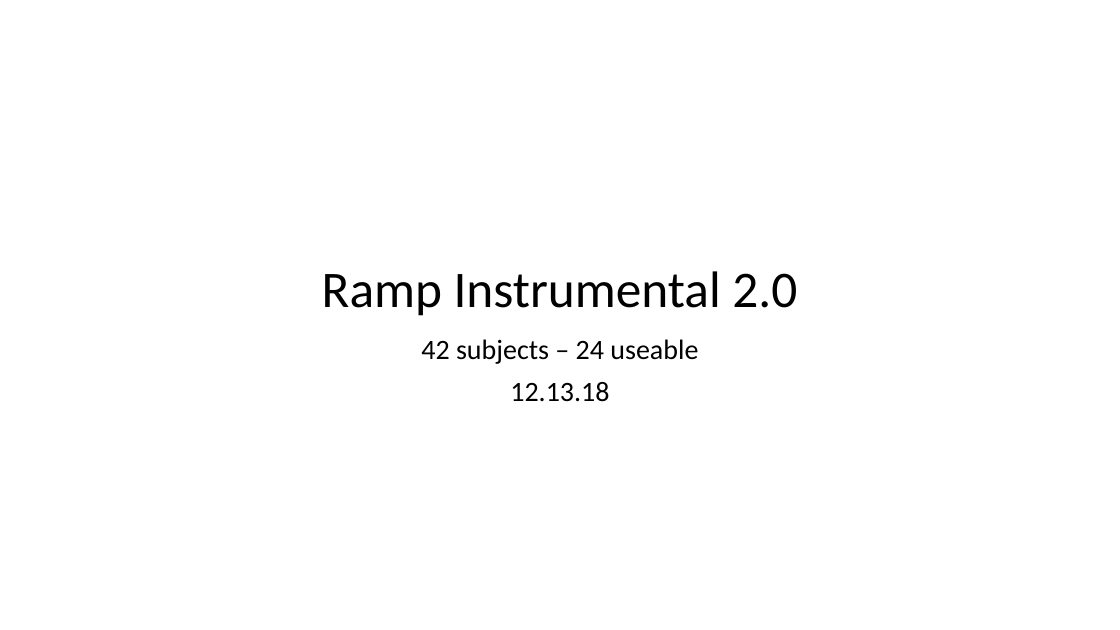
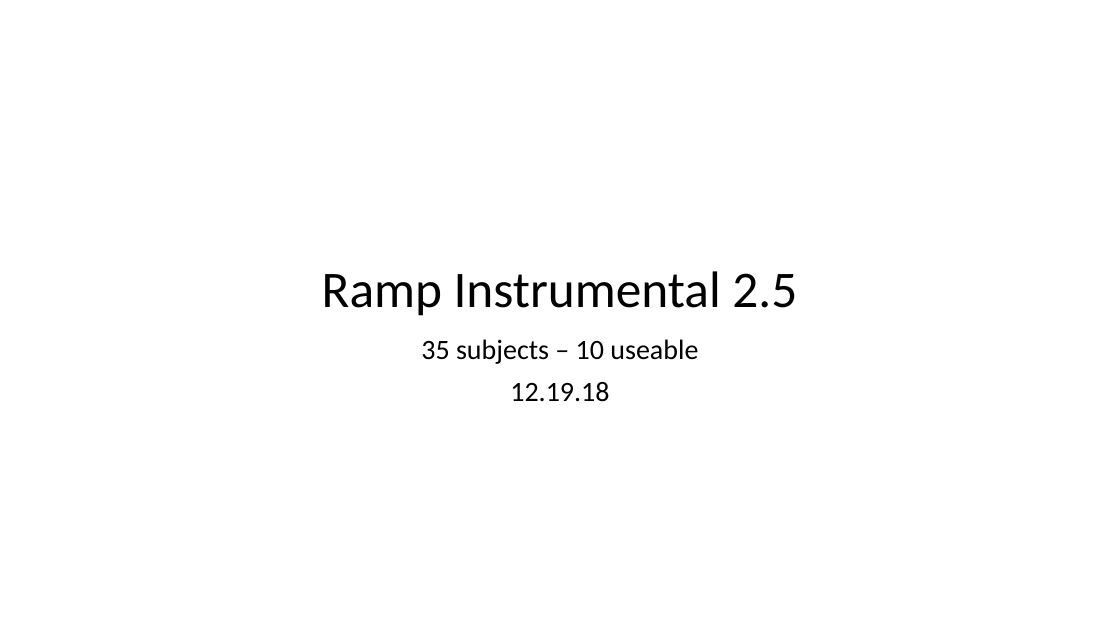
Before and after one commit to gpagnier/rampAnalysis, a slide deck: slide 1 of RampV08Instrumental2.0.pptx. Drawn at 1120x630 pixels with LibreOffice and Linux fonts; fonts in the diff are those of the drawing. Boxes give left, top, right and bottom in pixels: in the first picture for what was removed or moved away, otherwise in the second. Text is boxed around its words. In the diff, an @@ line names an element or a change of style, - is before the commit and + after.

```diff
--- a/RampV08Instrumental2.0.pptx
+++ b/RampV08Instrumental2.0.pptx
@@ title at (322,271,797,316): text changed @@
-Ramp Instrumental 2.0
+Ramp Instrumental 2.5
@@ subtitle at (421,339,698,402): text changed @@
-42 subjects – 24 useable
-12.13.18
+35 subjects – 10 useable
+12.19.18
```
Also in this commit, not shown: 6 other slides changed, 4 slides added, 8 slides removed, 9 other files.
